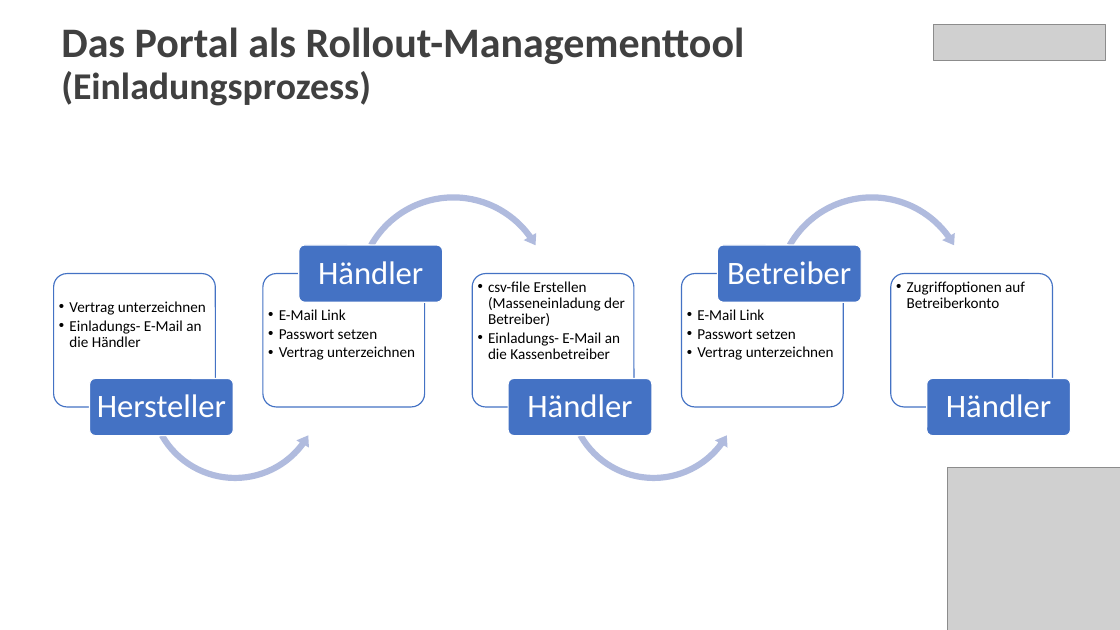
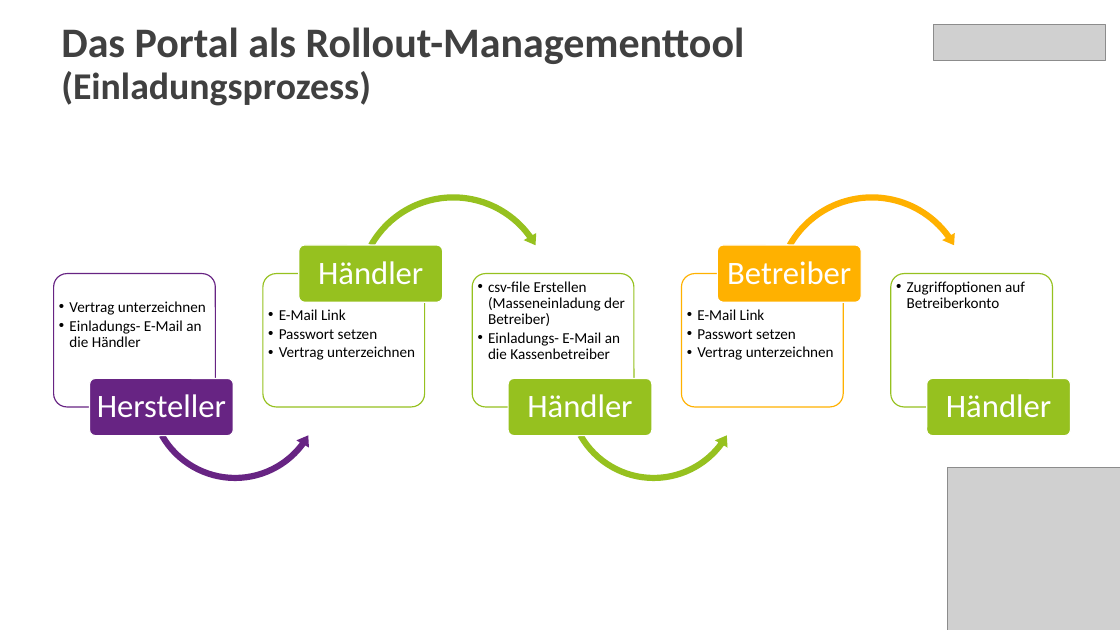
Before and after one commit to fiskaltrust/productdescription-de-doc, a slide deck: slide 26 of for-poscreators/presentation/media/lead-presentation-creator-de.pptx. Drawn at 1120x630 pixels with LibreOffice and Linux fonts; fonts in the diff are those of the drawing; grey boxes stand for pictures. Boxes give left, top, right and bottom in pixels: in the first picture for what was removed or moved away, otherwise in the second. Text is boxed around its words. In the diff, an @@ line names an element or a change of style, - is before the commit and + after.

```diff
--- a/for-poscreators/presentation/media/lead-presentation-creator-de.pptx
+++ b/for-poscreators/presentation/media/lead-presentation-creator-de.pptx
@@ circular arrow at bbox=[352, 190, 555, 393]: fill #B0BCDE to #96C11F @@
@@ circular arrow at bbox=[770, 190, 974, 393]: fill #B0BCDE to #FFB100 @@
@@ rounded rectangle at bbox=[718, 245, 861, 302]: fill #4472C4 to #FFB100 @@
@@ rounded rectangle at bbox=[54, 274, 216, 408]: outline #4472C4 1 pt to #672483 1 pt @@
@@ rounded rectangle at bbox=[681, 274, 844, 408]: outline #4472C4 1 pt to #FFB100 1 pt @@
@@ outline #4472C4 1 pt to #96C11F 1 pt in 3 elements at bbox=[263, 274, 425, 408], bbox=[472, 274, 634, 408], bbox=[891, 274, 1053, 408] @@
@@ left circular arrow at bbox=[144, 302, 327, 486]: fill #B0BCDE to #672483 @@
@@ left circular arrow at bbox=[562, 302, 745, 486]: fill #B0BCDE to #96C11F @@
@@ rounded rectangle at bbox=[90, 378, 234, 435]: fill #4472C4 to #672483 @@
@@ fill #4472C4 to #96C11F in 3 elements at bbox=[299, 245, 443, 302], bbox=[508, 378, 652, 435], bbox=[927, 378, 1070, 435] @@
```
Also in this commit, not shown: 2 other slides changed, 5 other files.
